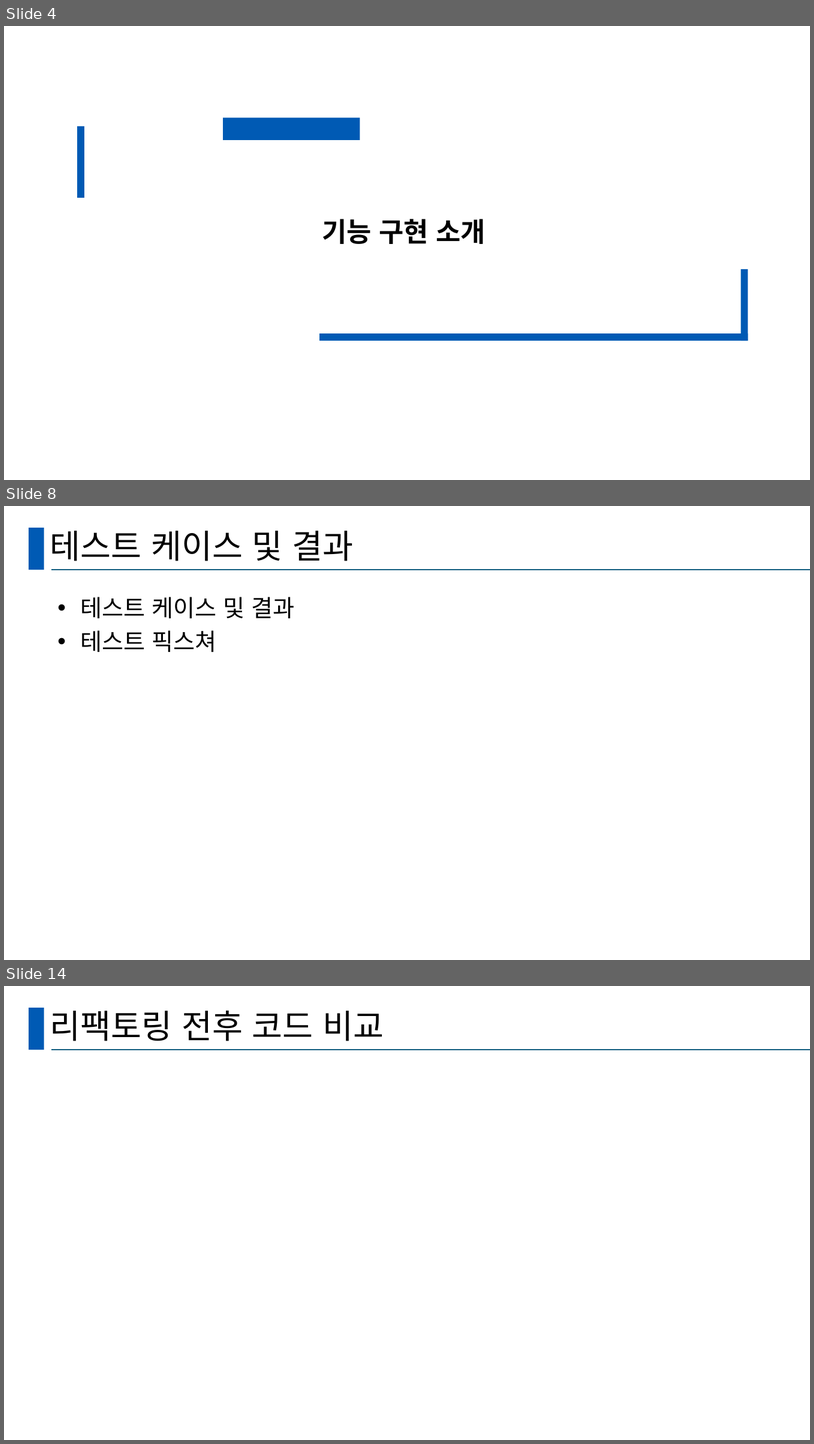
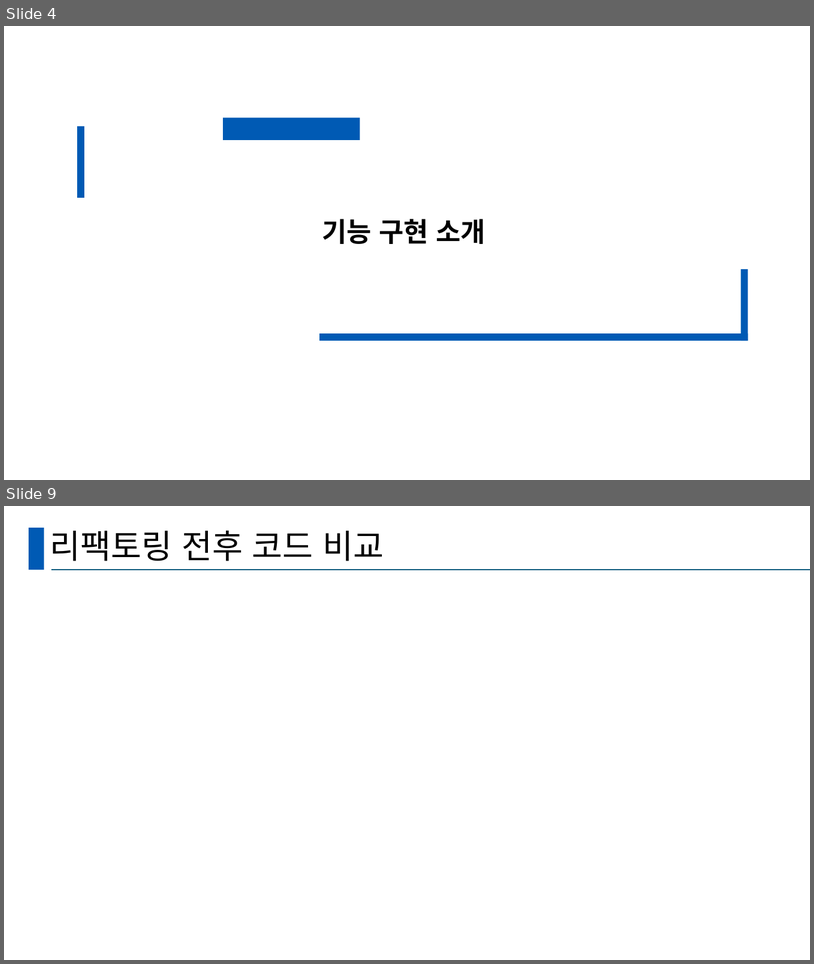
Before and after one commit to hy-ra-na/presentation_Americano, a slide deck: 발표양식.pptx. Shown one above the other, each under a label of ours: slides 4, 8 and 14 before the commit, slides 4 and 9 after it; the slides between them are not shown. The pictures are 814x1444 and 814x964 pixels, drawn with LibreOffice and Linux fonts; fonts in the diff are those of the drawing. Boxes give left, top, right and bottom in pixels: in the first picture for what was removed or moved away, otherwise in the second. Text is boxed around its words. In the diff, an @@ line names an element or a change of style, - is before the commit and + after.

```diff
--- a/발표양식.pptx
+++ b/발표양식.pptx
@@ slide 8 removed at bbox=[4, 506, 810, 960], background #FFFFFF; not listed: 2 template elements that a slide beside it also shows @@
@@ title removed at bbox=[50, 531, 353, 561] @@
-테스트 케이스 및 결과
@@ text removed at bbox=[80, 597, 294, 652] @@
-• 테스트 케이스 및 결과
-• 테스트 픽스쳐
@@ what was slide 14 is now slide 9 @@
```
Also in this commit, not shown: 4 slides changed, 2 slides added, 8 other slides removed.
